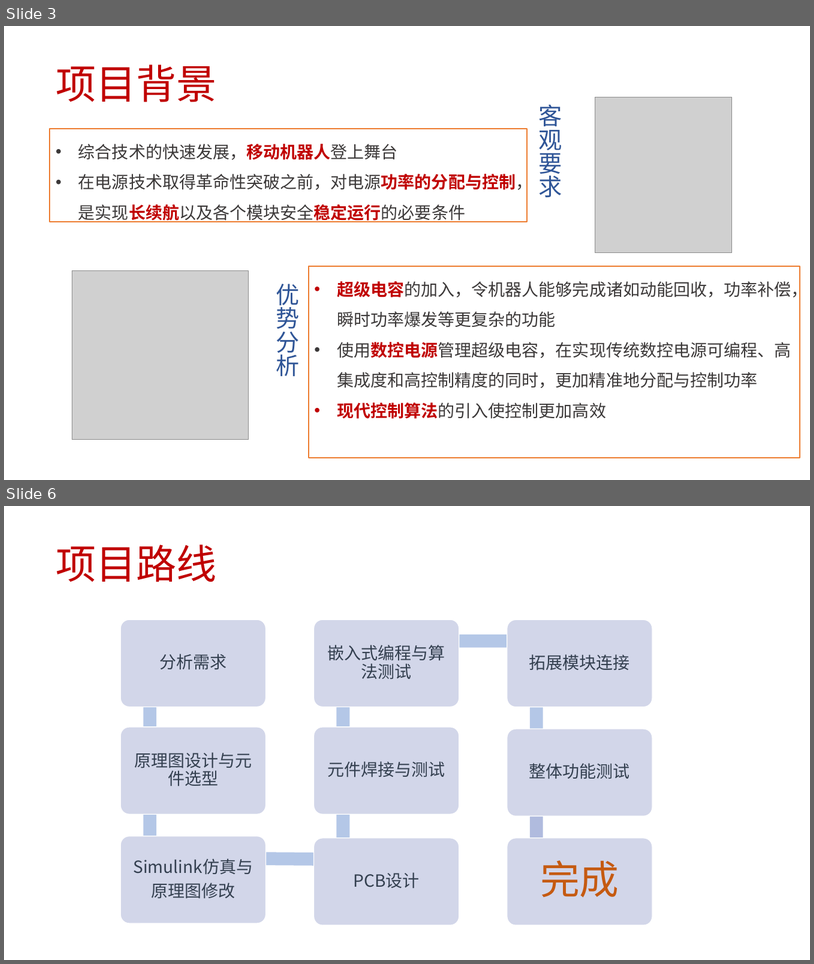
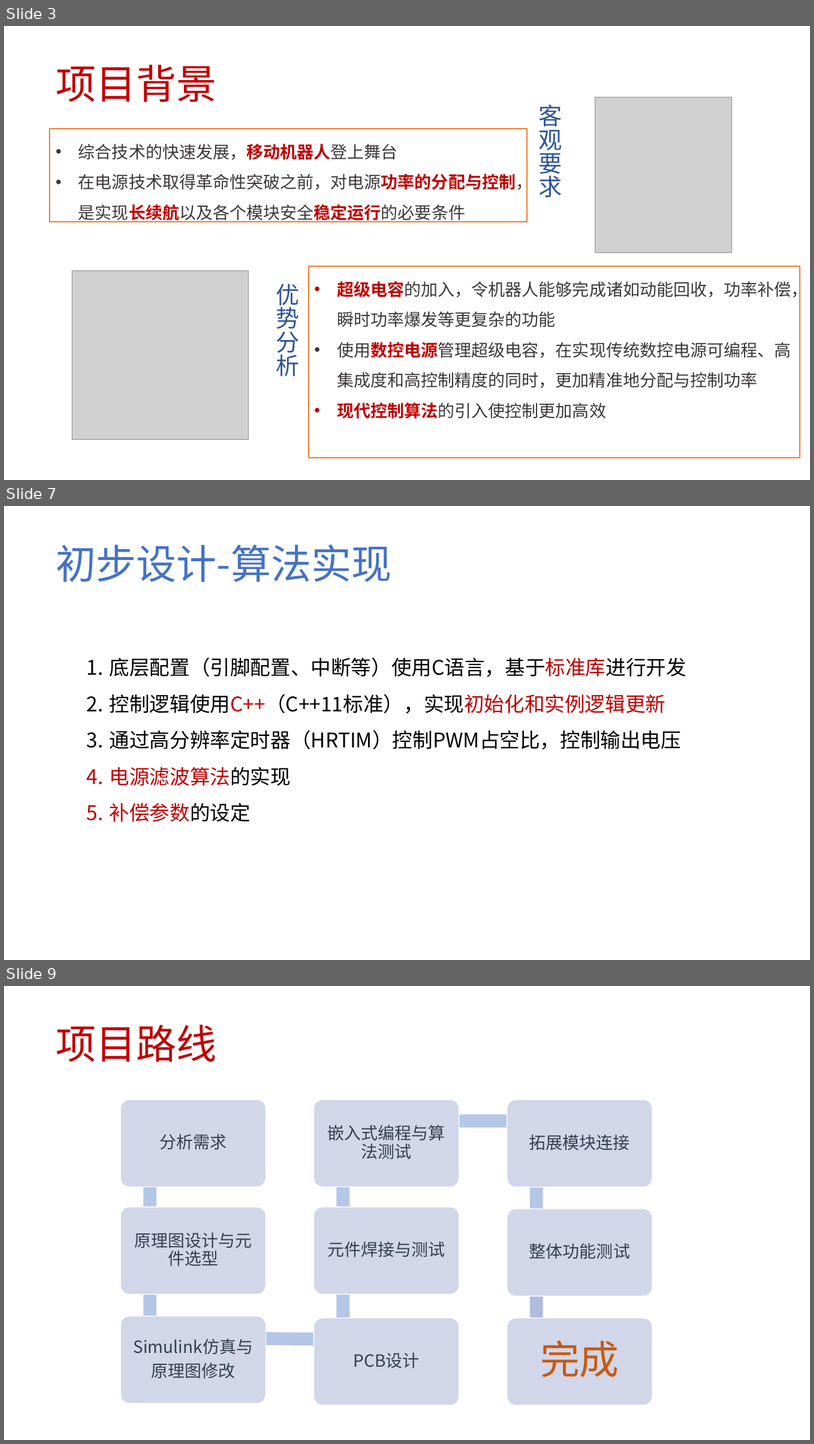
Before and after one commit to Cooper-Chou/Analog_Circuit_Experiment, a slide deck: 开题报告 周弘毅 钟吴子正 陈骤 魏毓瞳.pptx. Shown one above the other, each under a label of ours: slides 3 and 6 before the commit, slides 3, 7 and 9 after it; the slides between them are not shown. The pictures are 814x964 and 814x1444 pixels, drawn with LibreOffice and Linux fonts; fonts in the diff are those of the drawing; grey boxes stand for pictures; background and template pictures are left out. Boxes give left, top, right and bottom in pixels: in the first picture for what was removed or moved away, otherwise in the second. Text is boxed around its words. In the diff, an @@ line names an element or a change of style, - is before the commit and + after.

```diff
--- a/开题报告 周弘毅 钟吴子正 陈骤 魏毓瞳.pptx
+++ b/开题报告 周弘毅 钟吴子正 陈骤 魏毓瞳.pptx
@@ slide 7 added at <box>4,506,810,960</box>, background picture (left out) @@
@@ text added at <box>56,544,392,582</box>, 48 pt, text #4472C4 @@
+初步设计-算法实现
@@ text added at <box>110,657,687,822</box>, 24 pt, text #000000 @@
+1. 底层配置（引脚配置、中断等）使用C语言，基于标准库进行开发
+2. 控制逻辑使用C++（C++11标准），实现初始化和实例逻辑更新
+3. 通过高分辨率定时器（HRTIM）控制PWM占空比，控制输出电压
+4. 电源滤波算法的实现
+5. 补偿参数的设定
@@ what was slide 6 is now slide 9 @@
```
Also in this commit, not shown: 2 slides changed, 3 other slides added.
